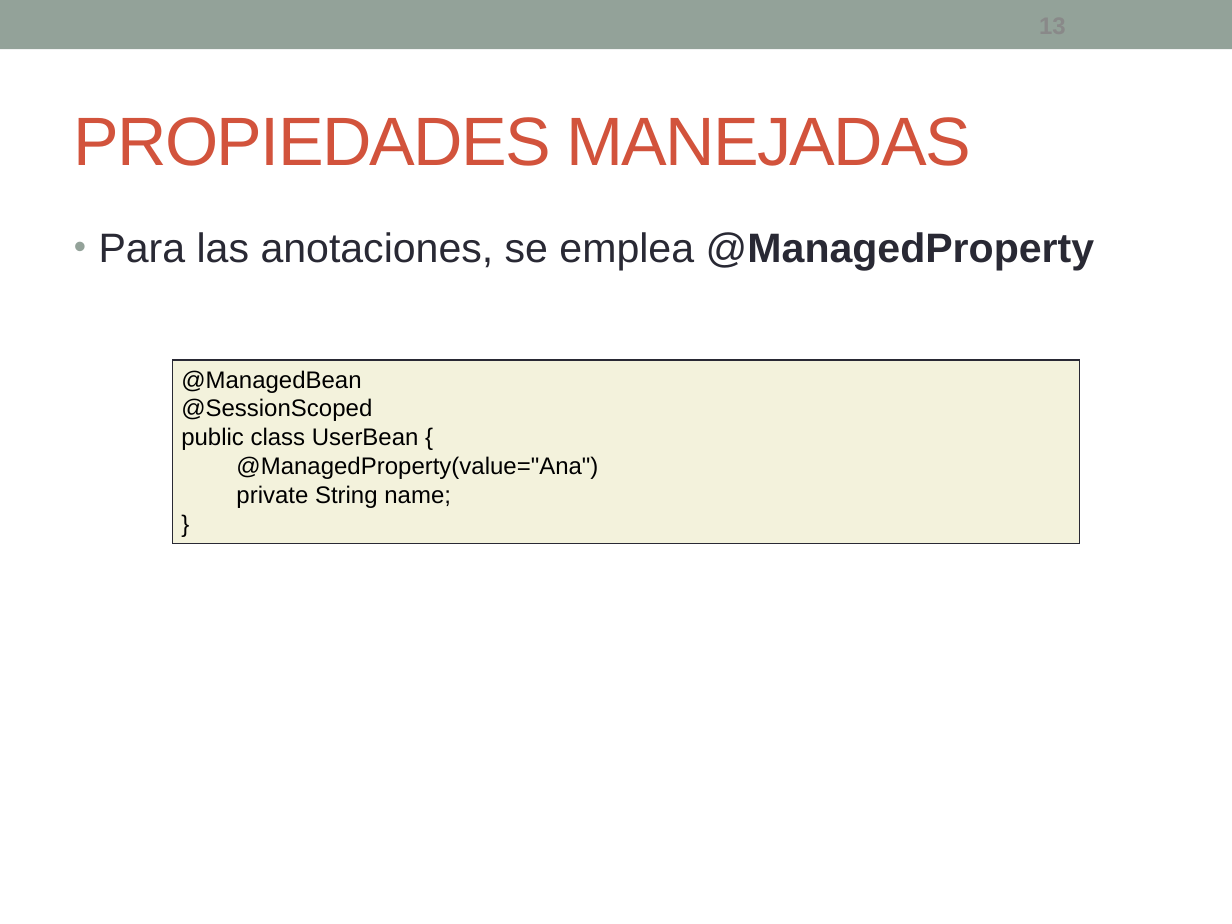
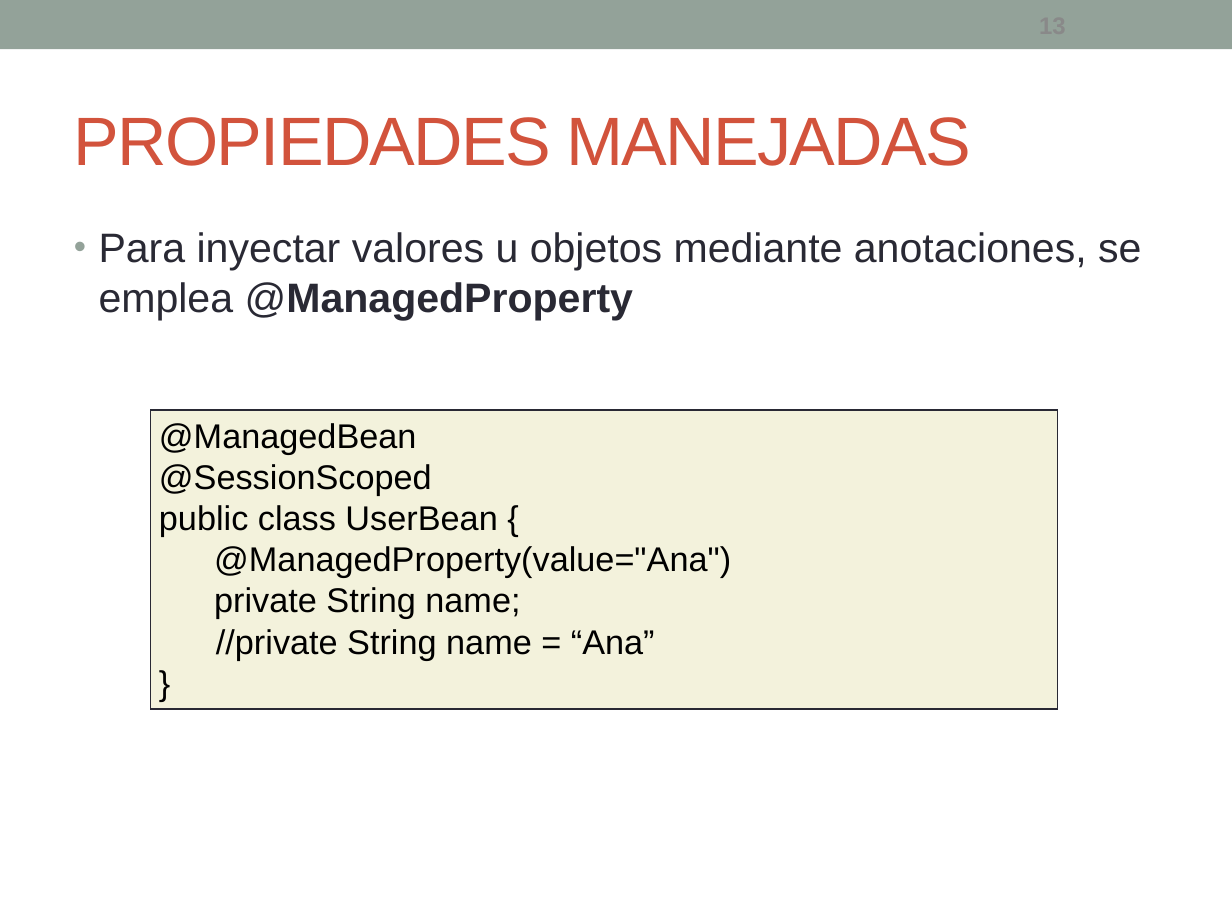
Before and after one commit to fdepablo/WsCursoJavaEE, a slide deck: slide 13 of _18_JSF/powerpoint/JSF - 3 - ManagedBean.pptx. Drawn at 1232x924 pixels with LibreOffice and Linux fonts; fonts in the diff are those of the drawing. Boxes give left, top, right and bottom in pixels: in the first picture for what was removed or moved away, otherwise in the second. Text is boxed around its words. In the diff, an @@ line names an element or a change of style, - is before the commit and + after.

```diff
--- a/_18_JSF/powerpoint/JSF - 3 - ManagedBean.pptx
+++ b/_18_JSF/powerpoint/JSF - 3 - ManagedBean.pptx
@@ text at (99,232,1141,320): text changed @@
-• Para las anotaciones, se emplea @ManagedProperty
+• Para inyectar valores u objetos mediante anotaciones, se emplea @ManagedProperty
@@ rectangle "@ManagedBean": place and size @@
-rectangle "@ManagedBean" at (172,360,1079,543)
+rectangle "@ManagedBean" at (150,410,1057,710)
@@ text in rectangle at (159,423,731,619): size 14 to 20 pt in "@ManagedBean", "@SessionScoped", "public class UserBean {", "@ManagedProperty(value="Ana")" and 2 more places @@
@@ text in rectangle at (216,629,655,660): paragraph added @@
+//private String name = “Ana”
```
Also in this commit, not shown: 14 other slides changed, 2 slides added, 8 other files.
